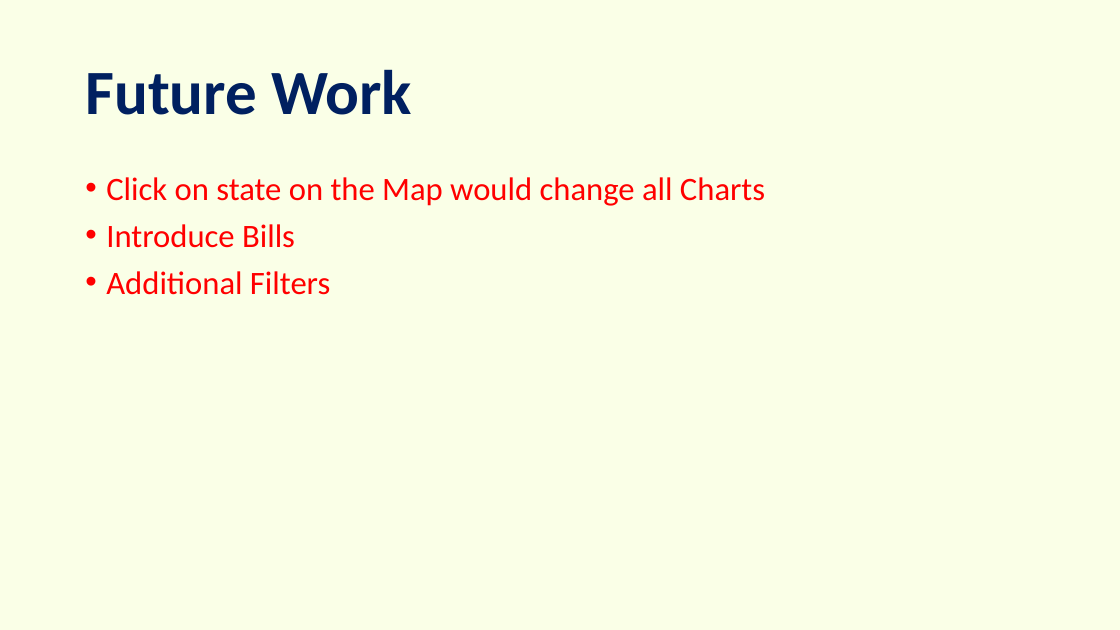
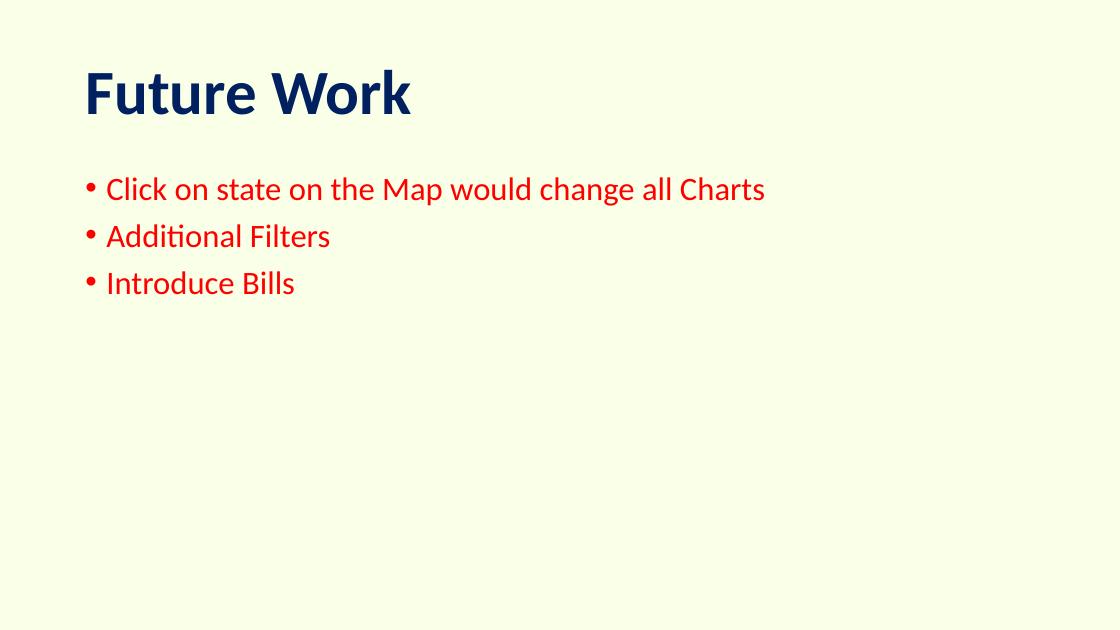
Before and after one commit to peterjorphan/Project-2-Congress, a slide deck: slide 10 of project/Congress.pptx. Drawn at 1120x630 pixels with LibreOffice and Linux fonts; fonts in the diff are those of the drawing. Boxes give left, top, right and bottom in pixels: in the first picture for what was removed or moved away, otherwise in the second. Text is boxed around its words. In the diff, an @@ line names an element or a change of style, - is before the commit and + after.

```diff
--- a/project/Congress.pptx
+++ b/project/Congress.pptx
@@ text at [106,224,330,248]: paragraph added @@
+• Additional Filters
@@ text at [106,271,330,295]: paragraph removed @@
-• Additional Filters
```
Also in this commit, not shown: 8 other slides changed.
